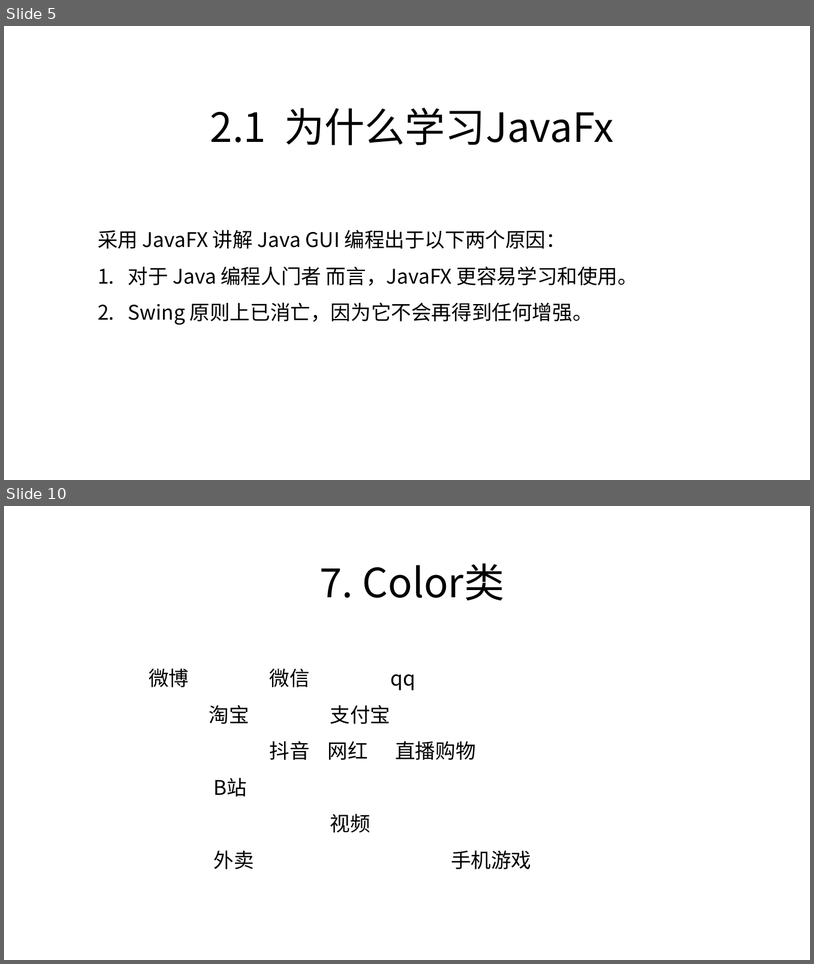
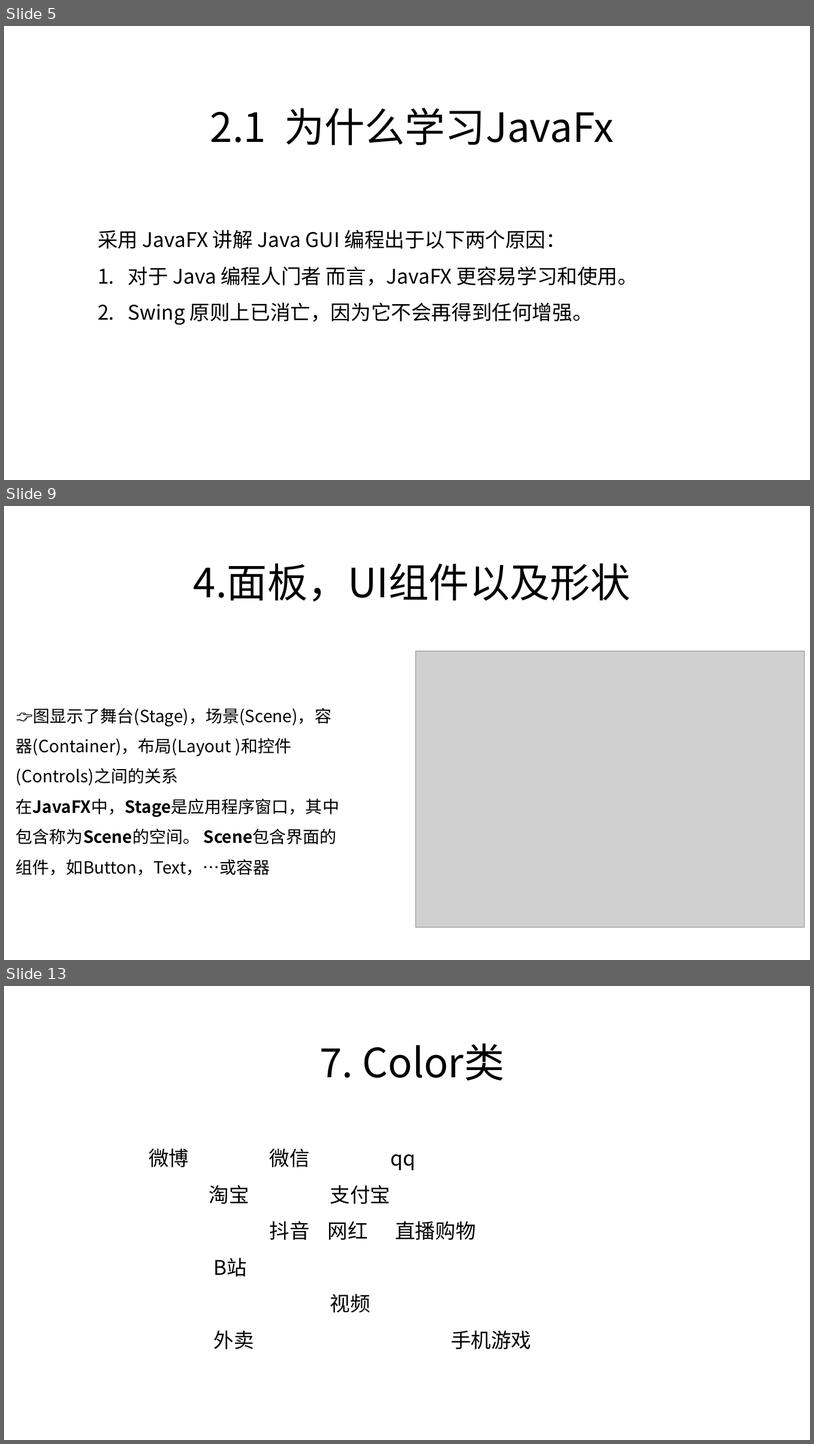
Before and after one commit to zjyesir/hmc_java_1, a slide deck: ppt/19. 图形化编程.pptx. Shown one above the other, each under a label of ours: slides 5 and 10 before the commit, slides 5, 9 and 13 after it; the slides between them are not shown. The pictures are 814x964 and 814x1444 pixels, drawn with LibreOffice and Linux fonts; fonts in the diff are those of the drawing; grey boxes stand for pictures; background and template pictures are left out. Boxes give left, top, right and bottom in pixels: in the first picture for what was removed or moved away, otherwise in the second. Text is boxed around its words. In the diff, an @@ line names an element or a change of style, - is before the commit and + after.

```diff
--- a/ppt/19. 图形化编程.pptx
+++ b/ppt/19. 图形化编程.pptx
@@ slide 9 added at (4, 506, 810, 960), background picture (left out) @@
@@ text added at (194, 563, 631, 601), 48 pt, text #000000 @@
+4.面板，UI组件以及形状
@@ picture added at (416, 651, 804, 927) @@
@@ text added at (16, 708, 339, 875), 20 pt, text #000000 @@
+👉图显示了舞台(Stage)，场景(Scene)，容器(Container)，布局(Layout )和控件(Controls)之间的关系
+在JavaFX中，Stage是应用程序窗口，其中包含称为Scene的空间。 Scene包含界面的组件，如Button，Text，…或容器
@@ what was slide 10 is now slide 13 @@
```
Also in this commit, not shown: 2 slides changed, 4 other slides added, 2 slides removed.
